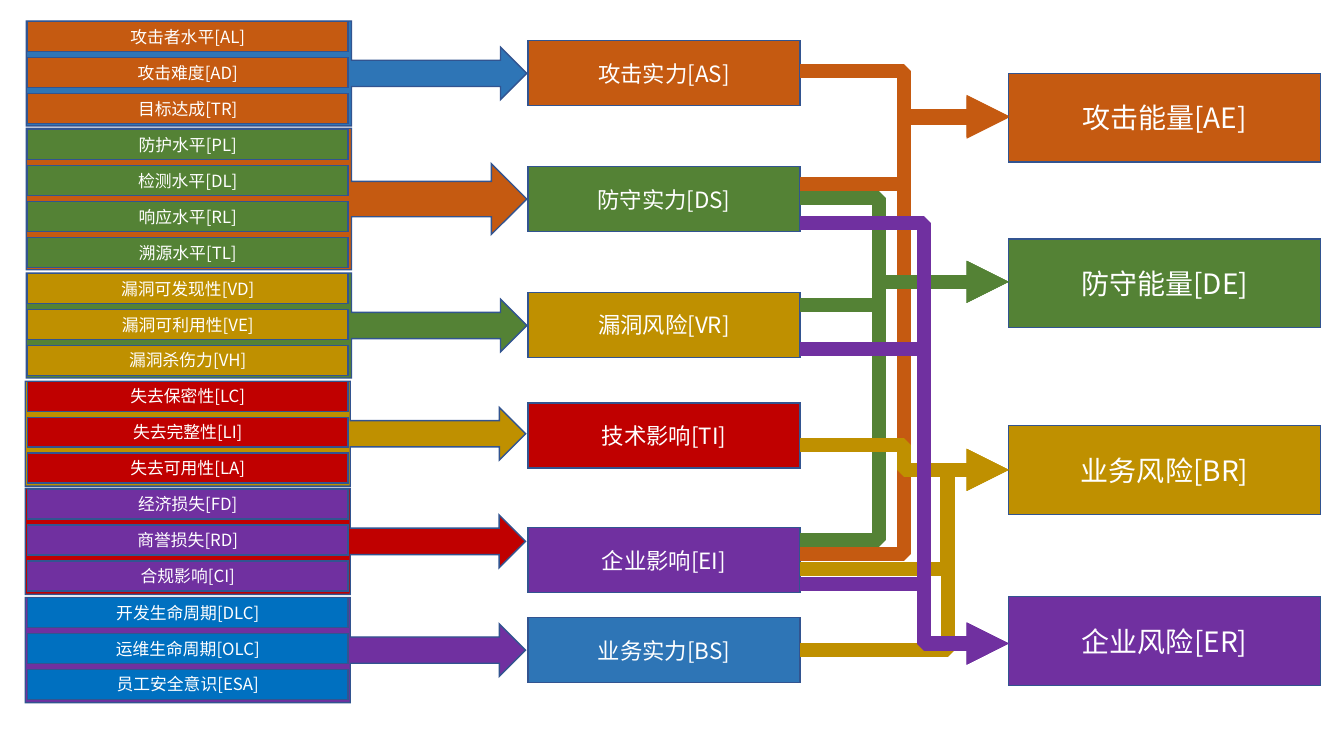
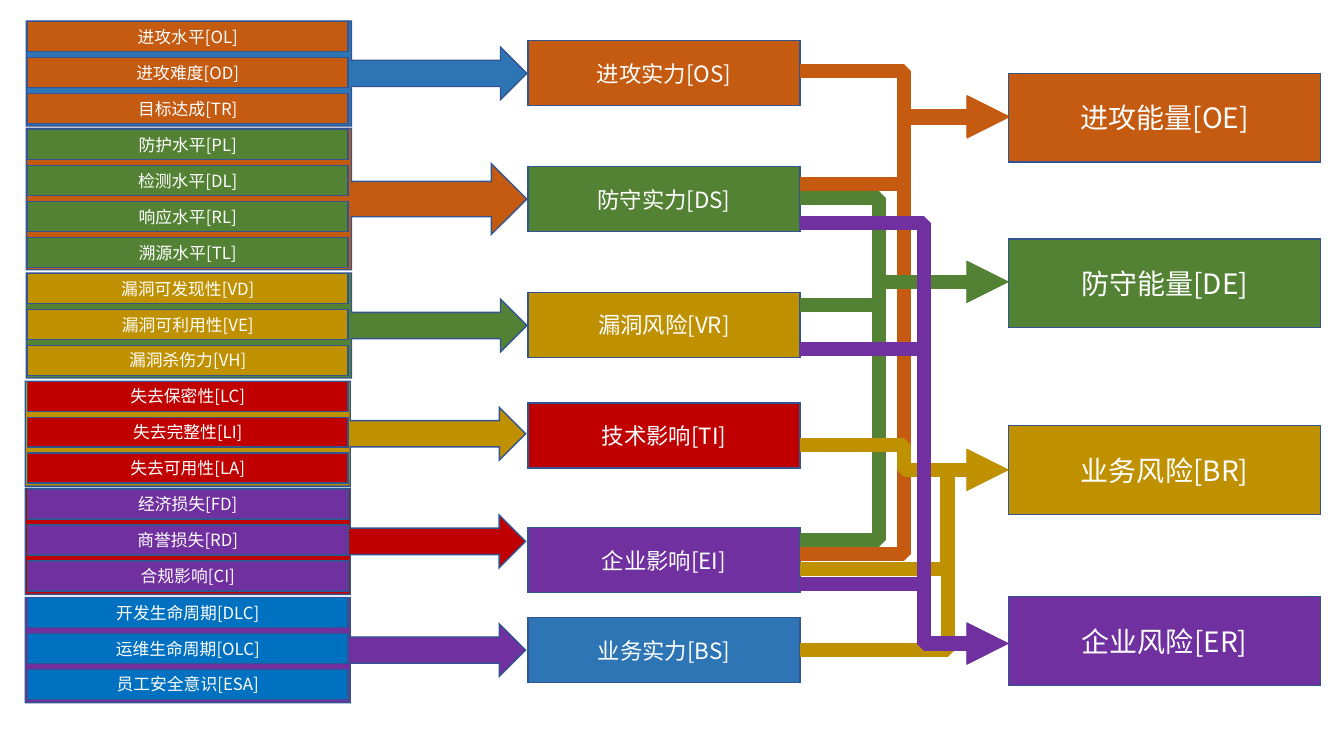
Before and after one commit to JDArmy/RTASS, a slide deck: slide 1 of design/计分.pptx. Drawn at 1344x756 pixels with LibreOffice and Linux fonts; fonts in the diff are those of the drawing. Boxes give left, top, right and bottom in pixels: in the first picture for what was removed or moved away, otherwise in the second. Text is boxed around its words. In the diff, an @@ line names an element or a change of style, - is before the commit and + after.

```diff
--- a/design/计分.pptx
+++ b/design/计分.pptx
@@ text in rectangle at (x1=138, y1=29, x2=238, y2=46): text changed @@
-攻击者水平[AL]
+进攻水平[OL]
@@ text in rectangle at (x1=136, y1=65, x2=239, y2=82): text changed @@
-攻击难度[AD]
+进攻难度[OD]
@@ text in rectangle at (x1=597, y1=63, x2=731, y2=86): text changed @@
-攻击实力[AS]
+进攻实力[OS]
@@ text in rectangle at (x1=1080, y1=104, x2=1248, y2=133): text changed @@
-攻击能量[AE]
+进攻能量[OE]
```
Also in this commit, not shown: 1 other slide changed, 2 other files.
